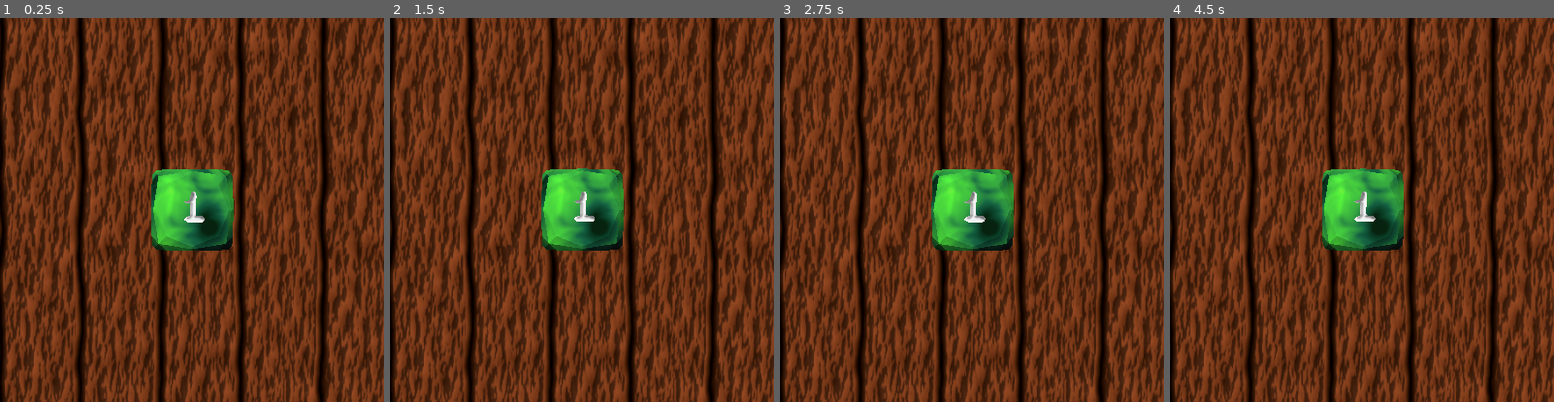
Above: before the commit, frames 1-4 (left to right).
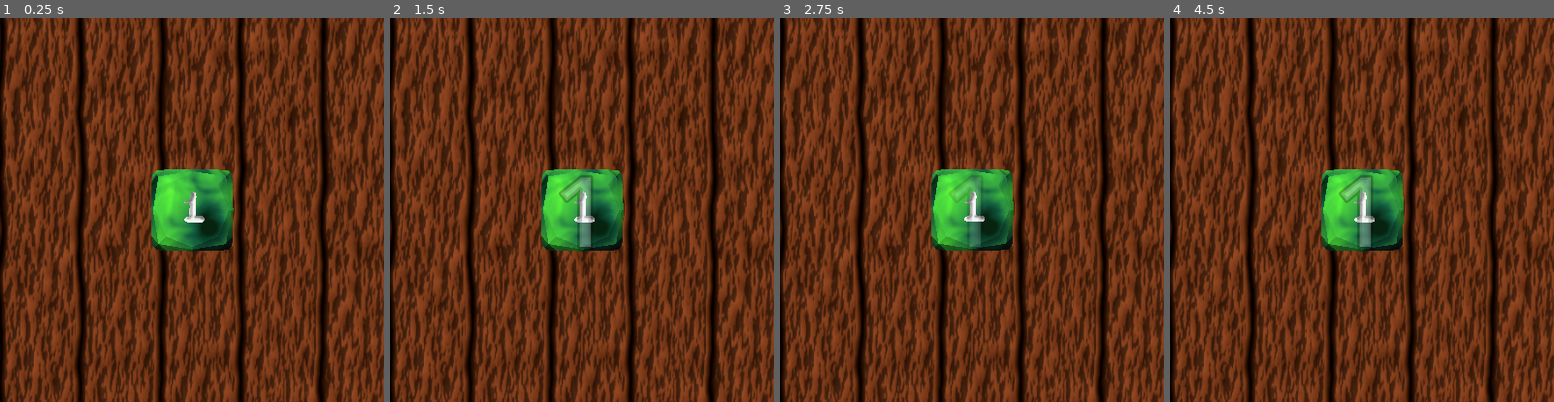
Above: after the commit, the same moments.

Repository: A31Nesta/OptiDice
Game: Godot game, scene res://scn/Dice2.tscn
Same seed, same stepped clock (60 frames per second), same inputs: the game is played once before the commit and once after it.
Inputs (mouse positions are in pixels of both pictures, inside the frame that each line leads up to):
- Up to frame 1 (0.25 s): no input
- Up to frame 2 (1.5 s): move the mouse to (666, 190) at 0.52 s; click (666, 190) at 0.67 s; move the mouse to (505, 229) at 1.27 s; click (505, 229) at 1.42 s
- Up to frame 3 (2.75 s): tap Enter at 2 s; move the mouse to (1010, 125) at 2.02 s; click (1010, 125) at 2.17 s
- Up to frame 4 (4.5 s): move the mouse to (1342, 286) at 2.77 s; click (1342, 286) at 2.92 s; move the mouse to (1477, 267) at 3.52 s; click (1477, 267) at 3.67 s; move the mouse to (1246, 152) at 4.27 s; click (1246, 152) at 4.42 s

The runs differ from the first frame. In frame 1, less than 0.1% of the frame differs, in the area x 39-61%, y 39-61%; in frame 2, 0.9%; in frame 3, 0.6%; in frame 4, 1.0%.

Commit message:
Version 2.2.0 update

Diff:
--- a/DiceObjects/d100_rb.tscn
+++ b/DiceObjects/d100_rb.tscn
@@ -1,6 +1,6 @@
 [gd_scene load_steps=8 format=3 uid="uid://bts7dufpws2fa"]
 
-[ext_resource type="Script" path="res://scn/DiceForceApplierBasic.gd" id="1_1s3l8"]
+[ext_resource type="Script" path="res://scn/DieController.gd" id="1_tkmt3"]
 [ext_resource type="ArrayMesh" uid="uid://dtn2yl1vjy45k" path="res://Dice/D10/D10.obj" id="2_mh11r"]
 [ext_resource type="Texture2D" uid="uid://8c4tpm8sosxm" path="res://Dice/D10/D10-L-Rad.png" id="3_e2fsb"]
 [ext_resource type="Material" uid="uid://djt75ywjw4ipc" path="res://Dice/nums.tres" id="4_eqyus"]
@@ -17,9 +17,11 @@
 
 [node name="D100-RB" type="RigidBody3D"]
 transform = Transform3D(1, 0, 0, 0, 1, 0, 0, 0, 1, 0, 1, 0)
-gravity_scale = 3.0
+gravity_scale = 4.0
 continuous_cd = true
-script = ExtResource("1_1s3l8")
+script = ExtResource("1_tkmt3")
+normals = [Vector3(0.485, 0.344, -0.659), Vector3(0.474, -0.344, 0.659), Vector3(-0.78, 0.344, 0.248), Vector3(0.009, -0.344, -0.818), Vector3(-0.005, 0.344, 0.818), Vector3(0.781, -0.344, -0.244), Vector3(-0.476, 0.344, -0.665), Vector3(-0.488, -0.344, 0.657), Vector3(0.776, 0.344, 0.258), Vector3(-0.775, -0.344, -0.261)]
+values = [10, 20, 30, 40, 50, 60, 70, 80, 90, 0]
 
 [node name="Mdl" type="MeshInstance3D" parent="."]
 material_override = SubResource("StandardMaterial3D_yaa3c")
--- a/DiceObjects/d10_rb.tscn
+++ b/DiceObjects/d10_rb.tscn
@@ -1,6 +1,6 @@
 [gd_scene load_steps=8 format=3 uid="uid://baiqk7xgo1yb4"]
 
-[ext_resource type="Script" path="res://scn/DiceForceApplierBasic.gd" id="1_1s3l8"]
+[ext_resource type="Script" path="res://scn/DieController.gd" id="1_cpmq6"]
 [ext_resource type="ArrayMesh" uid="uid://dtn2yl1vjy45k" path="res://Dice/D10/D10.obj" id="2_fy5g6"]
 [ext_resource type="Texture2D" uid="uid://8c4tpm8sosxm" path="res://Dice/D10/D10-L-Rad.png" id="3_77q5x"]
 [ext_resource type="Material" uid="uid://djt75ywjw4ipc" path="res://Dice/nums.tres" id="4_1dvv0"]
@@ -17,9 +17,11 @@
 
 [node name="D10-RB" type="RigidBody3D"]
 transform = Transform3D(1, 0, 0, 0, 1, 0, 0, 0, 1, 0, 1, 0)
-gravity_scale = 3.0
+gravity_scale = 4.0
 continuous_cd = true
-script = ExtResource("1_1s3l8")
+script = ExtResource("1_cpmq6")
+normals = [Vector3(0.485, 0.344, -0.659), Vector3(0.474, -0.344, 0.659), Vector3(-0.78, 0.344, 0.248), Vector3(0.009, -0.344, -0.818), Vector3(-0.005, 0.344, 0.818), Vector3(0.781, -0.344, -0.244), Vector3(-0.476, 0.344, -0.665), Vector3(-0.488, -0.344, 0.657), Vector3(0.776, 0.344, 0.258), Vector3(-0.775, -0.344, -0.261)]
+values = [1, 2, 3, 4, 5, 6, 7, 8, 9, 0]
 
 [node name="Mdl" type="MeshInstance3D" parent="."]
 material_override = SubResource("StandardMaterial3D_gmiwy")
--- a/DiceObjects/d12_rb.tscn
+++ b/DiceObjects/d12_rb.tscn
@@ -1,6 +1,6 @@
 [gd_scene load_steps=8 format=3 uid="uid://dasq4pg8dxfjc"]
 
-[ext_resource type="Script" path="res://scn/DiceForceApplierBasic.gd" id="1_1s3l8"]
+[ext_resource type="Script" path="res://scn/DieController.gd" id="1_hml6g"]
 [ext_resource type="Texture2D" uid="uid://cctttor61vork" path="res://Dice/D12/D12-L-Rad.png" id="2_5rmv3"]
 [ext_resource type="ArrayMesh" uid="uid://beq5ks848ey6k" path="res://Dice/D12/D12.obj" id="3_b43g7"]
 [ext_resource type="Material" uid="uid://djt75ywjw4ipc" path="res://Dice/nums.tres" id="4_7nojb"]
@@ -17,9 +17,11 @@
 
 [node name="D12-RB" type="RigidBody3D"]
 transform = Transform3D(1, 0, 0, 0, 1, 0, 0, 0, 1, 0, 1, 0)
-gravity_scale = 3.0
+gravity_scale = 4.0
 continuous_cd = true
-script = ExtResource("1_1s3l8")
+script = ExtResource("1_hml6g")
+normals = [Vector3(0.627, 1.014, 0), Vector3(-1.014, 0, -0.627), Vector3(0.627, -1.014, 0), Vector3(0, -0.627, -1.014), Vector3(1.014, 0, -0.627), Vector3(0, 0.627, -1.014), Vector3(0, -0.627, 1.014), Vector3(-1.014, 0, 0.627), Vector3(0, 0.627, 1.014), Vector3(-0.627, 1.014, 0), Vector3(1.014, 0, 0.627), Vector3(-0.627, -1.014, 0)]
+values = [1, 2, 3, 4, 5, 6, 7, 8, 9, 10, 11, 12]
 
 [node name="Mdl" type="MeshInstance3D" parent="."]
 material_override = SubResource("StandardMaterial3D_uvxnf")
--- a/DiceObjects/d20_rb.tscn
+++ b/DiceObjects/d20_rb.tscn
@@ -1,6 +1,6 @@
 [gd_scene load_steps=8 format=3 uid="uid://vfuin508ias1"]
 
-[ext_resource type="Script" path="res://scn/DiceForceApplierBasic.gd" id="1_1s3l8"]
+[ext_resource type="Script" path="res://scn/DieController.gd" id="1_ihcki"]
 [ext_resource type="Texture2D" uid="uid://cy1vi6tlg6vk7" path="res://Dice/D20/D20-L-Rad.png" id="2_w6u8a"]
 [ext_resource type="ArrayMesh" uid="uid://cucfambeg4yc6" path="res://Dice/D20/D20.obj" id="3_3m8y7"]
 [ext_resource type="Material" uid="uid://djt75ywjw4ipc" path="res://Dice/nums.tres" id="4_6bofr"]
@@ -17,9 +17,11 @@
 
 [node name="D20-RB" type="RigidBody3D"]
 transform = Transform3D(1, 0, 0, 0, 1, 0, 0, 0, 1, 0, 1, 0)
-gravity_scale = 3.0
+gravity_scale = 4.0
 continuous_cd = true
-script = ExtResource("1_1s3l8")
+script = ExtResource("1_ihcki")
+normals = [Vector3(0.688, -0.688, -0.688), Vector3(0, 1.114, 0.425), Vector3(-0.688, -0.688, -0.688), Vector3(0.425, 0, 1.114), Vector3(1.114, 0.425, 0), Vector3(-0.688, -0.688, 0.688), Vector3(0.425, 0, -1.114), Vector3(-1.114, 0.425, 0), Vector3(0, -1.114, 0.425), Vector3(-0.688, 0.688, -0.688), Vector3(0.688, -0.688, 0.688), Vector3(0, 1.114, -0.425), Vector3(1.114, -0.425, 0), Vector3(-0.425, 0, 1.114), Vector3(0.688, 0.688, -0.688), Vector3(-1.114, -0.425, 0), Vector3(-0.425, 0, -1.114), Vector3(0.688, 0.688, 0.688), Vector3(0, -1.114, -0.425), Vector3(-0.688, 0.688, 0.688)]
+values = [1, 2, 3, 4, 5, 6, 7, 8, 9, 10, 11, 12, 13, 14, 15, 16, 17, 18, 19, 20]
 
 [node name="Mdl" type="MeshInstance3D" parent="."]
 material_override = SubResource("StandardMaterial3D_yt2an")
--- a/DiceObjects/d4_rb.tscn
+++ b/DiceObjects/d4_rb.tscn
@@ -1,6 +1,6 @@
 [gd_scene load_steps=8 format=3 uid="uid://c4cjrnvakqtd5"]
 
-[ext_resource type="Script" path="res://scn/DiceForceApplierBasic.gd" id="1_1s3l8"]
+[ext_resource type="Script" path="res://scn/DieController.gd" id="1_2k7k7"]
 [ext_resource type="Texture2D" uid="uid://b813g0n0u1krs" path="res://Dice/D4/D4-L-Rad.png" id="2_3nig2"]
 [ext_resource type="ArrayMesh" uid="uid://tmhmd2ksde1k" path="res://Dice/D4/D4.obj" id="3_iwjip"]
 [ext_resource type="Material" uid="uid://djt75ywjw4ipc" path="res://Dice/nums.tres" id="4_tyvbf"]
@@ -17,9 +17,11 @@
 
 [node name="D4-RB" type="RigidBody3D"]
 transform = Transform3D(1, 0, 0, 0, 1, 0, 0, 0, 1, 0, 1, 0)
-gravity_scale = 3.0
+gravity_scale = 4.0
 continuous_cd = true
-script = ExtResource("1_1s3l8")
+script = ExtResource("1_2k7k7")
+normals = [Vector3(0, 1, 0), Vector3(-0.471, -0.333, 0.817), Vector3(0.943, -0.333, 0), Vector3(-0.471, -0.333, -0.816)]
+values = [1, 2, 3, 4]
 
 [node name="Mdl" type="MeshInstance3D" parent="."]
 material_override = SubResource("StandardMaterial3D_0utp1")
--- a/DiceObjects/d6_rb.tscn
+++ b/DiceObjects/d6_rb.tscn
@@ -1,6 +1,6 @@
 [gd_scene load_steps=8 format=3 uid="uid://buaiqsd1s5hj3"]
 
-[ext_resource type="Script" path="res://scn/DiceForceApplierBasic.gd" id="1_1s3l8"]
+[ext_resource type="Script" path="res://scn/DieController.gd" id="1_6t6n5"]
 [ext_resource type="Texture2D" uid="uid://baubqldpwv7y7" path="res://Dice/D6/D6-L-Rad.png" id="2_iwtt7"]
 [ext_resource type="ArrayMesh" uid="uid://dqu8fdtf224hi" path="res://Dice/D6/D6.obj" id="3_rw4jk"]
 [ext_resource type="Material" uid="uid://djt75ywjw4ipc" path="res://Dice/nums.tres" id="4_4ga0b"]
@@ -17,9 +17,11 @@
 
 [node name="D6-RB" type="RigidBody3D"]
 transform = Transform3D(1, 0, 0, 0, 1, 0, 0, 0, 1, 0, 1, 0)
-gravity_scale = 3.0
+gravity_scale = 4.0
 continuous_cd = true
-script = ExtResource("1_1s3l8")
+script = ExtResource("1_6t6n5")
+normals = [Vector3(0, 1, 0), Vector3(0, 0, 1), Vector3(1, 0, 0), Vector3(-1, 0, 0), Vector3(0, 0, -1), Vector3(0, -1, 0)]
+values = [1, 2, 3, 4, 5, 6]
 
 [node name="Mdl" type="MeshInstance3D" parent="."]
 material_override = SubResource("StandardMaterial3D_rb0y8")
--- a/DiceObjects/d8_rb.tscn
+++ b/DiceObjects/d8_rb.tscn
@@ -1,6 +1,6 @@
 [gd_scene load_steps=8 format=3 uid="uid://cgjlbh1luxfde"]
 
-[ext_resource type="Script" path="res://scn/DiceForceApplierBasic.gd" id="1_1s3l8"]
+[ext_resource type="Script" path="res://scn/DieController.gd" id="1_h7qih"]
 [ext_resource type="Texture2D" uid="uid://cq0v5iodkmw1c" path="res://Dice/D8/D8-L-Rad.png" id="2_ba60d"]
 [ext_resource type="ArrayMesh" uid="uid://b6gco31ayya2n" path="res://Dice/D8/D8.obj" id="3_08mh2"]
 [ext_resource type="Material" uid="uid://djt75ywjw4ipc" path="res://Dice/nums.tres" id="4_tyvbf"]
@@ -17,9 +17,11 @@
 
 [node name="D8-RB" type="RigidBody3D"]
 transform = Transform3D(1, 0, 0, 0, 1, 0, 0, 0, 1, 0, 1, 0)
-gravity_scale = 3.0
+gravity_scale = 4.0
 continuous_cd = true
-script = ExtResource("1_1s3l8")
+script = ExtResource("1_h7qih")
+normals = [Vector3(-0.333, 0.333, -0.333), Vector3(-0.333, 0.333, 0.333), Vector3(0.333, 0.333, 0.333), Vector3(0.333, 0.333, -0.333), Vector3(-0.333, -0.333, 0.333), Vector3(-0.333, -0.333, -0.333), Vector3(0.333, -0.333, -0.333), Vector3(0.333, -0.333, 0.333)]
+values = [1, 2, 3, 4, 5, 6, 7, 8]
 
 [node name="Mdl" type="MeshInstance3D" parent="."]
 material_override = SubResource("StandardMaterial3D_u4iq6")
--- a/scn/Dice2.tscn
+++ b/scn/Dice2.tscn
@@ -1,6 +1,6 @@
-[gd_scene load_steps=8 format=3 uid="uid://bs0hh8vfwu0ba"]
+[gd_scene load_steps=9 format=3 uid="uid://bs0hh8vfwu0ba"]
 
-[ext_resource type="Script" path="res://scn/OpenMenu.gd" id="1_frra2"]
+[ext_resource type="Script" path="res://scn/DiceManager.gd" id="1_wjiea"]
 [ext_resource type="Texture2D" uid="uid://s5w13ts5dqqt" path="res://Dice/board/Wood.png" id="2_1hb8y"]
 [ext_resource type="ArrayMesh" uid="uid://cxk4k351vsah3" path="res://Dice/board/board.obj" id="2_i38nt"]
 [ext_resource type="ArrayMesh" uid="uid://cifjvu7ewr35p" path="res://Dice/board/col.obj" id="3_x6w1a"]
@@ -15,8 +15,14 @@
 [sub_resource type="ConcavePolygonShape3D" id="ConcavePolygonShape3D_bc4ej"]
 data = PackedVector3Array(-0.049, 0.2967, 0.0098, -0.049, 0, 0.0098, -0.0462, 0.2967, 0.0191, -0.0462, 0.2967, 0.0191,  …(7908 unchanged characters)…
 
+[sub_resource type="LabelSettings" id="LabelSettings_lnysj"]
+font_size = 100
+font_color = Color(1, 1, 1, 0.501961)
+outline_size = 10
+outline_color = Color(0, 0, 0, 0.501961)
+
 [node name="Dice" type="Node3D"]
-script = ExtResource("1_frra2")
+script = ExtResource("1_wjiea")
 
 [node name="Board" type="MeshInstance3D" parent="."]
 transform = Transform3D(100, 0, 0, 0, 100, 0, 0, 0, 100, 0, 0, 0)
@@ -41,3 +47,16 @@
 
 [node name="DirectionalLight3D" type="DirectionalLight3D" parent="."]
 transform = Transform3D(0.967355, 0.0555562, -0.247262, 0.244519, -0.461017, 0.853038, -0.0666006, -0.88565, -0.459552, 0, 7.98788, 0)
+
+[node name="CenterContainer" type="CenterContainer" parent="."]
+anchors_preset = 15
+anchor_right = 1.0
+anchor_bottom = 1.0
+grow_horizontal = 2
+grow_vertical = 2
+
+[node name="Label" type="Label" parent="CenterContainer"]
+modulate = Color(1, 1, 1, 0)
+layout_mode = 2
+text = "0"
+label_settings = SubResource("LabelSettings_lnysj")
--- /dev/null
+++ b/scn/DiceManager.gd
@@ -0,0 +1,185 @@
+extends Node3D
+
+# Scenes and Instancing
+# --------------------------------
+const scene : PackedScene = preload("res://scn/menu.tscn")
+var instance
+const d4 : PackedScene = preload("res://DiceObjects/d4_rb.tscn")
+const d6 : PackedScene = preload("res://DiceObjects/d6_rb.tscn")
+const d8 : PackedScene = preload("res://DiceObjects/d8_rb.tscn")
+const d10 : PackedScene = preload("res://DiceObjects/d10_rb.tscn")
+const d12 : PackedScene = preload("res://DiceObjects/d12_rb.tscn")
+const d20 : PackedScene = preload("res://DiceObjects/d20_rb.tscn")
+const d100 : PackedScene = preload("res://DiceObjects/d100_rb.tscn")
+var diceOnScreen = []
+var diceMaterials = []
+# Where do we spawn the dice?
+var currentDiceHeight = 1
+const maxSpawnHeight = 27
+
+
+# Scene State:
+# --------------------------------
+var menuOpen := false
+var isFrozen := false
+var physicsRunning := true
+# Which die I'm checking? (is the die out of bounds?)
+var dieChecking := 0
+
+# Input:
+# --------------------------------
+# Number of taps
+# - Single tap: toggle frozen mode
+# - Double tap: menu
+var taps : int = 0
+var timer : float = 0
+
+# Called when the node enters the scene tree for the first time.
+func _ready():
+	# We add the possible materials to the array
+	diceMaterials.push_back(preload("res://Dice/Materials/Rad.tres"))
+	diceMaterials.push_back(preload("res://Dice/Materials/Mag.tres"))
+	diceMaterials.push_back(preload("res://Dice/Materials/Col.tres"))
+
+	# Put a d6 by default
+	addDice(d6, 1)
+
+	# We instanciate at start, this way we don't need to reload it and the game runs faster
+	# In the profiler the bottleneck when opening the menu is in Process Time, so this
+	# should help (It didn't, but at least now the code is somewhat cleaner)
+	instance = scene.instantiate()
+	add_child(instance)
+	instance.disable()
+
+# Called every frame. 'delta' is the elapsed time since the previous frame.
+func _process(delta):
+	if timer < 0.25:
+		if taps > 0:
+			timer += delta
+	else:
+		if taps == 1:
+			toggleFreeze()
+		else: # (taps is 2 or more)
+			showMenu()
+			isFrozen = false
+			$CenterContainer/Label.visible = false
+			$CenterContainer/Label.modulate.a = 0
+
+		# Reset the taps and the timer
+		timer = 0
+		taps = 0
+
+	# If the physics are running make sure that any die gets out of bounds
+	# Check one die per frame to calculate less things
+	if physicsRunning:
+		if diceOnScreen.size() > 0:
+			if diceOnScreen[dieChecking].transform.origin.y <= -1:
+				diceOnScreen[dieChecking].transform.origin = Vector3(3, 28, 3)
+
+			dieChecking += 1
+			if dieChecking == diceOnScreen.size():
+				dieChecking = 0
+
+	# We check dice values
+	var showText := true
+
+	# If we're in Frozen State and the physics are running
+	if isFrozen && physicsRunning:
+
+		# We start calculating the sum of the dice
+		# At some point we could end with a die that isn't
+		# stationary, in that case its value will be -1
+		# If we find a -1 we stop calculating
+		var sum = 0
+		for i in range(diceOnScreen.size()):
+			var value = diceOnScreen[i].getDieValue()
+			if value == -1:
+				showText = false
+				break
+			sum = sum + value
+
+		# If the above code was successful we stop the
+		# physics and we show the result on the screen
+		if showText:
+			$CenterContainer/Label.text = str(sum)
+
+			physicsRunning = false
+			for j in range(diceOnScreen.size()):
+				diceOnScreen[j].freeze = true
+
+			print("The physics has been stopped")
+		else:
+			# If it wasn't successful, we have to make sure
+			# that the opacity of the text is still 0
+			$CenterContainer/Label.modulate.a = 0
+
+	# If we're in Frozen Mode and the physics isn't running
+	# we gradually increase the opacity of the text
+	elif isFrozen && !physicsRunning:
+		if $CenterContainer/Label.modulate.a < 0.75:
+			$CenterContainer/Label.modulate.a += delta
+
+	# If we're not in Frozen Mode and the physics are not running
+	# we just need to enable the physics again
+	elif !isFrozen && !physicsRunning:
+		physicsRunning = true
+		for i in range(diceOnScreen.size()):
+			diceOnScreen[i].freeze = false
+		print("The physics has been resumed")
+
+func _input(event):
+	# We include the menuOpen variable here because we don't want
+	# this scene to be processing input while we use the menu
+	if event is InputEventMouseButton and !menuOpen:
+		if event.pressed: # We only want press, not release
+			taps += 1
+
+func toggleFreeze():
+	if isFrozen:
+		unfreeze()
+		isFrozen = false
+	else:
+		freeze()
+		isFrozen = true
+
+func freeze():
+	$CenterContainer/Label.visible = true
+	for i in range(diceOnScreen.size()):
+		diceOnScreen[i].set_process(false)
+
+func unfreeze():
+	$CenterContainer/Label.visible = false
+	$CenterContainer/Label.modulate.a = 0
+	for i in range(diceOnScreen.size()):
+		diceOnScreen[i].set_process(true)
+
+func showMenu():
+	# Delete all dice on screen to replace them with the ones selected
+	for i in range(diceOnScreen.size()):
+		diceOnScreen[i].queue_free()
+	diceOnScreen.clear()
+
+	# Show Menu
+	menuOpen = true
+	currentDiceHeight = 1
+	instance.enable()
+
+
+func addDice(die : PackedScene, count : int, size : float = 1):
+	if count <= 0:
+		return
+
+	for i in range(count):
+		var d = die.instantiate()
+		# We randomly select the material and also scale the dice and collision shape
+		d.get_child(0).material_override = diceMaterials[randi() % diceMaterials.size()]
+		d.get_child(0).transform = d.get_child(0).transform.scaled(Vector3(size, size, size))
+		d.get_child(1).transform = d.get_child(1).transform.scaled(Vector3(size, size, size))
+		# d.gravity_scale = 4 * size
+		d.transform.origin.y = currentDiceHeight
+		diceOnScreen.push_back(d)
+		add_child(d)
+
+		# Update current dice height, we use size*2 because each die has a size of
+		# aproximately 2x2x2
+		currentDiceHeight = currentDiceHeight + size*2
--- a/scn/DiceForceApplierBasic.gd
+++ b/scn/DieController.gd
@@ -1,4 +1,7 @@
 extends RigidBody3D
+
+@export var normals = []
+@export var values = []
 
 
 # Called when the node enters the scene tree for the first time.
@@ -24,3 +27,38 @@
 
 		apply_force(forceToApply)
 		apply_torque(torqueToApply)
+
+func isStationary():
+	var velThreshold = 0.5
+	var angVelThreshold = 0.4
+
+	# We just check if the die is not moving or rotating too much
+	if linear_velocity.length() < velThreshold && angular_velocity.length() < angVelThreshold:
+		return true
+
+	return false
+
+func getDieValue():
+	if not isStationary():
+		return -1
+
+	# ---< INSTANT DEATH >--- #
+
+	const vector = Vector3(0, 1, 0);
+
+	var closestIndex
+	var closestAngle = 360
+
+	var rAng = quaternion.get_angle()
+	var rAxis = quaternion.get_axis().normalized()
+	# rAxis = Vector3(rAxis.y, rAxis.x, rAxis.z)
+	# print("rAxis: ", rAxis)
+
+	for i in range(normals.size()):
+		var angle = normals[i].normalized().rotated(rAxis, rAng).angle_to(vector)
+		# print("Ang", normals[i].rotated(rAxis, rAng))
+		if angle < closestAngle:
+			closestAngle = angle
+			closestIndex = i
+
+	return values[closestIndex]
--- a/scn/MenuController.gd
+++ b/scn/MenuController.gd
@@ -64,14 +64,32 @@
 
 # The callback for the Roll Button
 func _on_roll_button_pressed():
+	# We get how many dice we need, this way we can well Dice Manager
+	# how many dice we need to instanciate and where
+	var d4c = buttons[0].counter
+	var d6c = buttons[1].counter
+	var d8c = buttons[2].counter
+	var d10c = buttons[3].counter
+	var d12c = buttons[4].counter
+	var d20c = buttons[5].counter
+	var d100c = buttons[6].counter
+	# We need to know the total so we can specify the size of the dice
+	var total = d4c + d6c + d8c + d10c + d12c + d20c + d100c
+	var size : float
+	if total <= 7:
+		size = 1.0
+	else:
+		size = (5.0/total)+0.25
+	print("SIZE: " + str(size))
+
 	# We add the dice to the main scene
-	diceScene.addDice(diceScene.d4, buttons[0].counter)
-	diceScene.addDice(diceScene.d6, buttons[1].counter)
-	diceScene.addDice(diceScene.d8, buttons[2].counter)
-	diceScene.addDice(diceScene.d10, buttons[3].counter)
-	diceScene.addDice(diceScene.d12, buttons[4].counter)
-	diceScene.addDice(diceScene.d20, buttons[5].counter)
-	diceScene.addDice(diceScene.d100, buttons[6].counter)
+	diceScene.addDice(diceScene.d4, d4c, size)
+	diceScene.addDice(diceScene.d6, d6c, size)
+	diceScene.addDice(diceScene.d8, d8c, size)
+	diceScene.addDice(diceScene.d10, d10c, size)
+	diceScene.addDice(diceScene.d12, d12c, size)
+	diceScene.addDice(diceScene.d20, d20c, size)
+	diceScene.addDice(diceScene.d100, d100c, size)
 
 	# We tell the main scene that the menu is already closed
 	diceScene.menuOpen = false
--- a/scn/OpenMenu.gd
+++ /dev/null
@@ -1,110 +0,0 @@
-extends Node3D
-
-# Scenes and Instancing
-# --------------------------------
-const scene : PackedScene = preload("res://scn/menu.tscn")
-var instance
-const d4 : PackedScene = preload("res://DiceObjects/d4_rb.tscn")
-const d6 : PackedScene = preload("res://DiceObjects/d6_rb.tscn")
-const d8 : PackedScene = preload("res://DiceObjects/d8_rb.tscn")
-const d10 : PackedScene = preload("res://DiceObjects/d10_rb.tscn")
-const d12 : PackedScene = preload("res://DiceObjects/d12_rb.tscn")
-const d20 : PackedScene = preload("res://DiceObjects/d20_rb.tscn")
-const d100 : PackedScene = preload("res://DiceObjects/d100_rb.tscn")
-var diceOnScreen = []
-var diceMaterials = []
-
-# Scene State:
-# --------------------------------
-var menuOpen := false
-var isFrozen := false
-
-# Input:
-# --------------------------------
-# Number of taps
-# - Single tap: toggle frozen mode
-# - Double tap: menu
-var taps : int = 0
-var timer : float = 0
-
-# Called when the node enters the scene tree for the first time.
-func _ready():
-	# We add the possible materials to the array
-	diceMaterials.push_back(preload("res://Dice/Materials/Rad.tres"))
-	diceMaterials.push_back(preload("res://Dice/Materials/Mag.tres"))
-	diceMaterials.push_back(preload("res://Dice/Materials/Col.tres"))
-
-	# Put a d6 by default
-	addDice(d6, 1)
-
-	# We instanciate at start, this way we don't need to reload it and the game runs faster
-	# In the profiler the bottleneck when opening the menu is in Process Time, so this
-	# should help (It didn't, but at least now the code is somewhat cleaner)
-	instance = scene.instantiate()
-	add_child(instance)
-	instance.disable()
-
-# Called every frame. 'delta' is the elapsed time since the previous frame.
-func _process(delta):
-	if timer < 0.25:
-		if taps > 0:
-			timer += delta
-	else:
-		if taps == 1:
-			toggleFreeze()
-		else: # (taps is 2 or more)
-			showMenu()
-			isFrozen = false
-
-		# Reset the taps and the timer
-		timer = 0
-		taps = 0
-
-func _input(event):
-	# We include the menuOpen variable here because we don't want
-	# this scene to be processing input while we use the menu
-	if event is InputEventMouseButton and !menuOpen:
-		if event.pressed: # We only want press, not release
-			taps += 1
-
-func toggleFreeze():
-	if isFrozen:
-		unfreeze()
-		isFrozen = false
-	else:
-		freeze()
-		isFrozen = true
-
-func freeze():
-	for i in range(diceOnScreen.size()):
-		diceOnScreen[i].set_process(false)
-
-func unfreeze():
-	for i in range(diceOnScreen.size()):
-		diceOnScreen[i].set_process(true)
-
-func showMenu():
-	# Delete all dice on screen to replace them with the ones selected
-	for i in range(diceOnScreen.size()):
-		diceOnScreen[i].queue_free()
-	diceOnScreen.clear()
-
-	# Show Menu
-	menuOpen = true
-	instance.enable()
-
-func addDice(die : PackedScene, count : int):
-	if count <= 0:
-		return
-	elif count > 1:
-		for i in range(count):
-			var d = die.instantiate()
-			d.get_child(0).material_override = diceMaterials[randi() % diceMaterials.size()]
-			diceOnScreen.push_back(d)
-			add_child(d)
-		return
-
-	var d = die.instantiate()
-	d.get_child(0).material_override = diceMaterials[randi() % diceMaterials.size()]
-	diceOnScreen.push_back(d)
-	add_child(d)
--- a/scn/addDiceButtons.gd
+++ b/scn/addDiceButtons.gd
@@ -1,7 +1,7 @@
 extends TextureButton
 
 # This counter registers every time the button gets pressed
-# The RollButton script takes this value and uses it to tell
+# The MenuController script takes this value and uses it to tell
 # the Dice node from the main scene to generate the dice
 var counter : int = 0
 
Not shown, changed: export_presets.cfg
